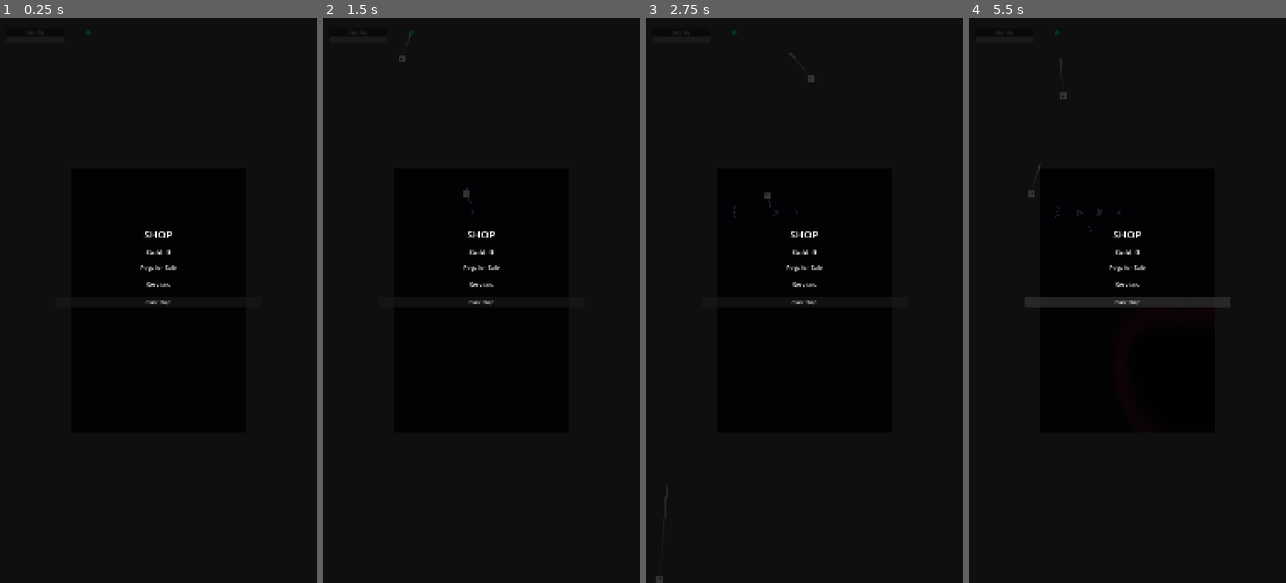
Above: before the commit, frames 1-4 (left to right).
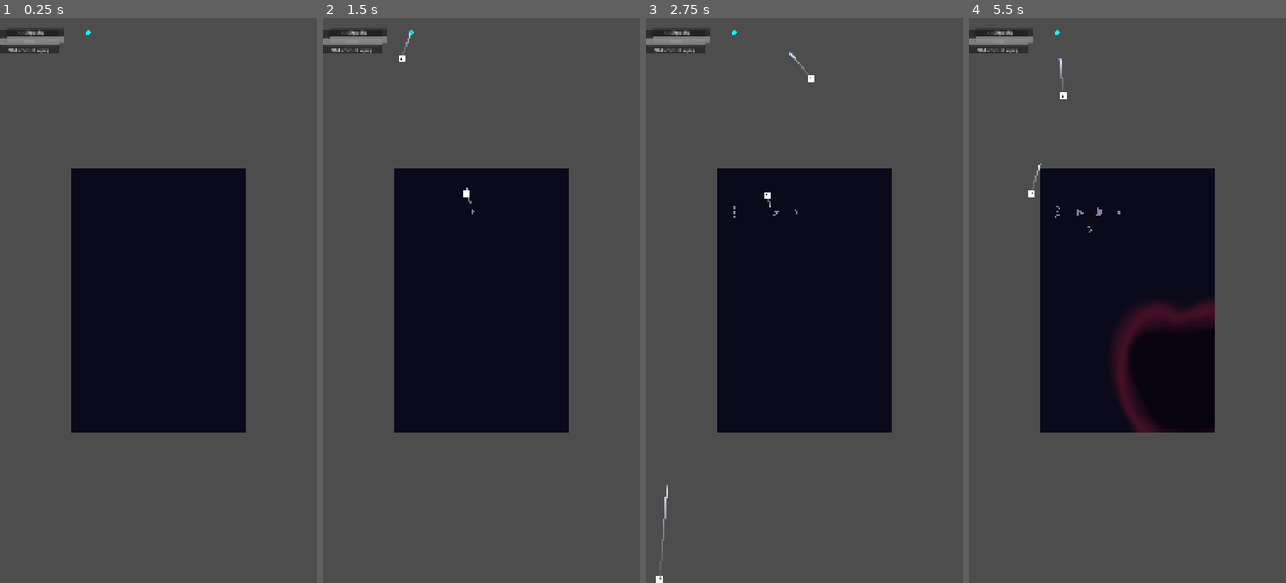
Above: after the commit, the same moments.

Repository: klampatech/void-oracle
Game: Godot game, scene res://scenes/game/Board.tscn
The game is run twice, just before and just after one commit, with the same random seed, the same clock (stepped at 60 frames per second) and the same inputs. This scene is started directly instead of the project's main scene.
Inputs (mouse positions are in pixels of both pictures, inside the frame that each line leads up to):
- Up to frame 1 (0.25 s): no input
- Up to frame 2 (1.5 s): tap Enter at 0.5 s; move the mouse to (551, 272) at 0.52 s; hold Shift 0.53-1.25 s; click (551, 272) at 0.67 s; drag from (418, 328) to (449, 424) at 1.27 s
- Up to frame 3 (2.75 s): move the mouse to (836, 176) at 2.02 s; tap Ctrl at 2.1 s; click (836, 176) at 2.17 s
- Up to frame 4 (5.5 s): drag from (1111, 413) to (1057, 210) at 2.77 s; move the mouse to (1222, 385) at 3.52 s; tap Alt at 3.6 s; click (1222, 385) at 3.67 s; drag from (1032, 215) to (1095, 424) at 4.27 s; move the mouse to (1143, 300) at 5.02 s; hold Shift from 5.03 s (still down); click (1143, 300) at 5.17 s

The runs differ from the first frame. In frame 1, 74% of the frame differs, in the area x 0-100%, y 0-100%; in frame 2, 75%; in frame 3, 75%; in frame 4, 77%.
Error before the commit: Parse Error: Too many arguments for "get()" call. Expected at most 1 but received 2. (res://scripts/game/EncounterManager.gd:365)
Error after the commit: Trying to assign value of type 'HBoxContainer' to a variable of type 'VBoxContainer'. (res://scripts/ui/ShopUI.gd:15)

Commit message:
fix: Script parse errors and set up GUT testing framework
Bug fixes:
- EncounterManager.gd: Fixed ball.get() call - get() only takes 1 argument
- ShopUI.gd: Added explicit type annotation for offers variable
- ShopSystem.gd: Added explicit type annotations for TIER_PROGRESSION and pegs arrays

Testing framework:
- Added GUT (Godot Unit Testing) framework to addons/gut/
- Created test directory structure (test/unit/, test/integration/)
- Created .gutconfig.json for test configuration
- Added test_sanity.gd with basic sanity tests

All tests pass (2/2).

Co-Authored-By: Claude Opus 4.6 <noreply@anthropic.com>

Diff:
--- a/scripts/game/EncounterManager.gd
+++ b/scripts/game/EncounterManager.gd
@@ -362,7 +362,11 @@
 
 ## Apply pocket effect to results
 func _apply_pocket_effect(pocket_type: String, ball: Node) -> void:
-	var is_void_ball = ball.get("is_void_ball", false)
+	var is_void_ball: bool = false
+	if ball.has_method("get_is_void_ball"):
+		is_void_ball = ball.get_is_void_ball()
+	elif ball.get("is_void_ball") != null:
+		is_void_ball = ball.get("is_void_ball")
 	var extra_pocket = false
 
 	# Check for Void Choir extra pocket (Tier 2)
--- a/scripts/game/systems/ShopSystem.gd
+++ b/scripts/game/systems/ShopSystem.gd
@@ -33,7 +33,7 @@
 var _selected_service: ServiceType = ServiceType.BLESS
 
 ## Peg tier progression
-const TIER_PROGRESSION := ["dormant", "blessed", "sacred", "divine"]
+const TIER_PROGRESSION: Array[String] = ["dormant", "blessed", "sacred", "divine"]
 
 
 func _ready() -> void:
@@ -223,7 +223,7 @@
 	peg.queue_free()
 
 	# Get next tier peg of same type (simplified - just upgrade to next in list)
-	var pegs := ["stone", "bone", "fungal", "ember", "eye", "heart", "oracle", "void_rift"]
+	var pegs: Array[String] = ["stone", "bone", "fungal", "ember", "eye", "heart", "oracle", "void_rift"]
 	var current_idx := pegs.find(peg_type)
 	if current_idx < 0 or current_idx >= pegs.size() - 1:
 		return false
--- a/scripts/ui/ShopUI.gd
+++ b/scripts/ui/ShopUI.gd
@@ -90,7 +90,7 @@
 	if not _shop_system:
 		return
 
-	var offers := _shop_system.get_peg_offers()
+	var offers: Array[String] = _shop_system.get_peg_offers()
 	for peg_type in offers:
 		var card := _create_peg_card(peg_type)
 		_peg_container.add_child(card)
--- /dev/null
+++ b/test/unit/test_sanity.gd
@@ -0,0 +1,10 @@
+# Test sanity check - verifies GUT is working
+extends GutTest
+
+func test_sanity() -> void:
+	assert_true(true, "Sanity check should pass")
+
+func test_run_state_initializes() -> void:
+	# Verify RunState autoload exists and initializes
+	assert_not_null(RunState, "RunState should be autoloaded")
+	assert_true(RunState.has_method("new_run"), "RunState should have new_run method")
Not shown, added: addons/gut/GutScene.gd
Not shown, added: addons/gut/GutScene.gd.uid
Not shown, added: addons/gut/GutScene.tscn
Not shown, added: addons/gut/UserFileViewer.gd
Not shown, added: addons/gut/UserFileViewer.gd.uid
Not shown, added: addons/gut/UserFileViewer.tscn
Not shown, added: addons/gut/autofree.gd
Not shown, added: addons/gut/autofree.gd.uid
Not shown, added: addons/gut/awaiter.gd
Not shown, added: addons/gut/awaiter.gd.uid
Not shown, added: addons/gut/cli/change_project_warnings.gd
Not shown, added: addons/gut/cli/change_project_warnings.gd.uid
(and 248 more such lines)
